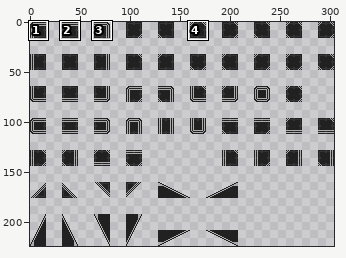
One commit to this sprite sheet: SlimeGame/Assets/Resources/Tile/tileGrass.png. The first picture is a wide view before the edit; the outline marks the close-up.
Close-up. First the earlier version:
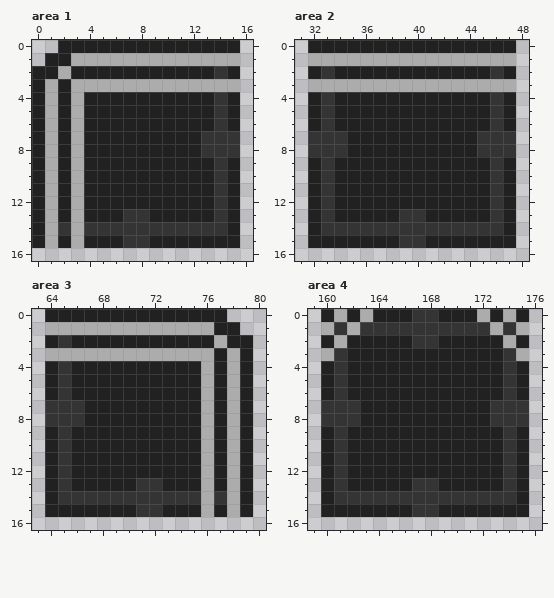
The file is 304x224 pixels. Colours within 5 levels of each other are drawn and written as one. Shown: area 1: x 0..16, y 0..16; area 2: x 31..48, y 0..16; area 3: x 63..80, y 0..16; area 4: x 159..176, y 0..16. The commit also changed other parts of the picture, which this record leaves out.
Now the later version:
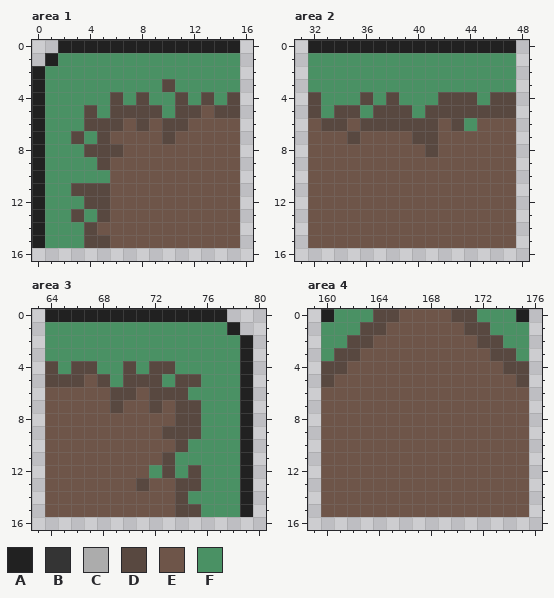
Palette (. is transparent): A #212121  B #343434  C #acacac  D #584840  E #6e5549  F #4a9164
Diff:
Changed rows in their new state; - is an unchanged pixel.
Area 1:
first column x 1:
 1 -FFFFFFFFFFFFFF
 2 FFFFFFFFFFFFFFF
 3 FFFFFFFFFDFFFFF
 4 FFFFFDFDFFDFDFD
 5 FFFDFDDDDFDDEDD
 6 FFFDDDEDEDDEEEE
 7 FFDFDEEEEDEEEEE
 8 FFFDDDEEEEEEEEE
 9 FFFFDEEEEEEEEEE
10 FFFFFEEEEEEEEEE
11 FFDDDEEEEEEEEEE
12 FFFDDEEEEEEEEEE
13 FFDFDEEEEEEEEEE
14 FFFDEEEEEEEEEEE
15 FFFDDEEEEEEEEEE
Area 2:
first column x 32:
 1 FFFFFFFFFFFFFFFF
 2 FFFFFFFFFFFFFFFF
 3 FFFFFFFFFFFFFFFF
 4 DFFFDFDFFFDDDFDD
 5 DFDDFDDDFDDDDDDD
 6 EDDEDDDDDDEDFEEE
 7 EEEDEEEEDDEEEEEE
 8 EEEEEEEEEDEEEEEE
 9 EEEEEEEEEEEEEEEE
10 EEEEEEEEEEEEEEEE
11 EEEEEEEEEEEEEEEE
12 EEEEEEEEEEEEEEEE
13 EEEEEEEEEEEEEEEE
14 EEEEEEEEEEEEEEEE
15 EEEEEEEEEEEEEEEE
Area 3:
first column x 64:
 1 FFFFFFFFFFFFFF-
 2 FFFFFFFFFFFFFFF
 3 FFFFFFFFFFFFFFF
 4 DFDDFFDFDDFFFFF
 5 DDDEDFDDDFDDFFF
 6 EEEEEDDEDDDFFFF
 7 EEEEEDEEDEDDFFF
 8 EEEEEEEEEEDDFFF
 9 EEEEEEEEEDDDFFF
10 EEEEEEEEEEDFFFF
11 EEEEEEEEEDFFFFF
12 EEEEEEEEFDFDFFF
13 EEEEEEEDEEDDFFF
14 EEEEEEEEEEDFFFF
15 EEEEEEEEEEDDFFF
Area 4:
first column x 160:
 0 -FFFDDEEEEDDFFF-
 1 FFFDDEEEEEEDDFFF
 2 FFDDEEEEEEEEDDFF
 3 FDDEEEEEEEEEEDDF
 4 DDEEEEEEEEEEEEDD
 5 DEEEEEEEEEEEEEED
 6 EEEEEEEEEEEEEEEE
 7 EEEEEEEEEEEEEEEE
 8 EEEEEEEEEEEEEEEE
 9 EEEEEEEEEEEEEEEE
10 EEEEEEEEEEEEEEEE
11 EEEEEEEEEEEEEEEE
12 EEEEEEEEEEEEEEEE
13 EEEEEEEEEEEEEEEE
14 EEEEEEEEEEEEEEEE
15 EEEEEEEEEEEEEEEE
Pixel boxes of the changes (left, top, right, bottom) in both close-ups:
changed: (45, 53, 240, 248)
changed: (308, 53, 516, 248)
changed: (45, 322, 240, 517)
changed: (321, 309, 529, 517)
